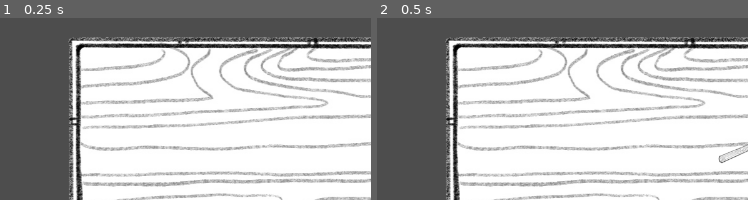
Above: before the commit, frames 1-2 (left to right).
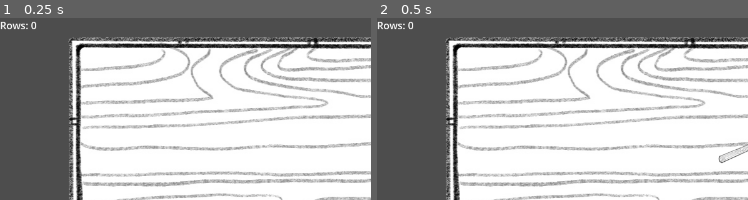
Above: after the commit, the same moments.

Repository: magaly3118/Serpentwine
Game: Godot game, scene res://Scenes/level.tscn
Two runs of this game, one before a commit and one after it. Both use one fixed random seed, a clock stepped at 60 frames per second and the inputs below.
Inputs:
- Up to frame 1 (0.25 s): no input
- Up to frame 2 (0.5 s): no input
The pictures show only the part of the screen within x 0-50%, y 0-50%; the shares and areas given below are measured in that part.

The runs differ from the first frame. In frame 1, 0.2% of the frame differs, in the area x 0-10%, y 2-7%; in frame 2, 0.2%.
Error before the commit: Invalid assignment of property or key 'text' with value of type 'String' on a base object of type 'null instance'. (res://Scripts/level.gd:47)

Commit message:
update score label address in level.gd

Diff:
--- a/Knit-prototype/Scenes/level.tscn
+++ b/Knit-prototype/Scenes/level.tscn
@@ -1,9 +1,8 @@
-[gd_scene load_steps=6 format=3 uid="uid://bdedkl07sgvw3"]
+[gd_scene load_steps=7 format=3 uid="uid://bdedkl07sgvw3"]
 
 [ext_resource type="Script" path="res://Scripts/level.gd" id="1_l4i4k"]
 [ext_resource type="PackedScene" uid="uid://dtgoqskqwm3vw" path="res://Scenes/scarf.tscn" id="2_qbr5s"]
 [ext_resource type="Script" path="res://Scripts/bound.gd" id="3_f6gnd"]
-
 [ext_resource type="Texture2D" uid="uid://bpk5x5jg05105" path="res://TestingAssets/test_gameplay_bg.png" id="4_duagb"]
 
 [sub_resource type="RectangleShape2D" id="RectangleShape2D_7btrs"]
--- a/Knit-prototype/Scripts/level.gd
+++ b/Knit-prototype/Scripts/level.gd
@@ -44,7 +44,7 @@
 
 # Called every frame. 'delta' is the elapsed time since the previous frame.
 func _process(delta):
-	$VBoxContainer/score_lable.text = "Rows: " + (str(score))
+	$VBoxContainer/VBoxContainer/score_lable.text = "Rows: " + (str(score))
 
 func end_game():
 	# add end game code!!!
